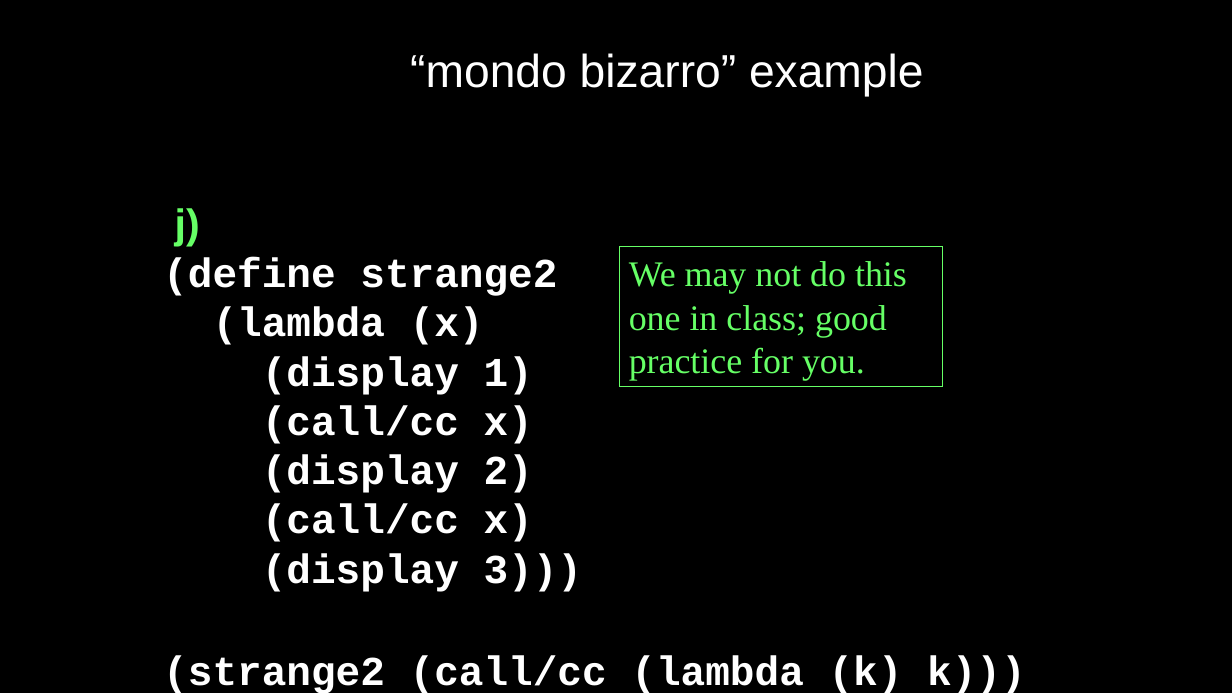
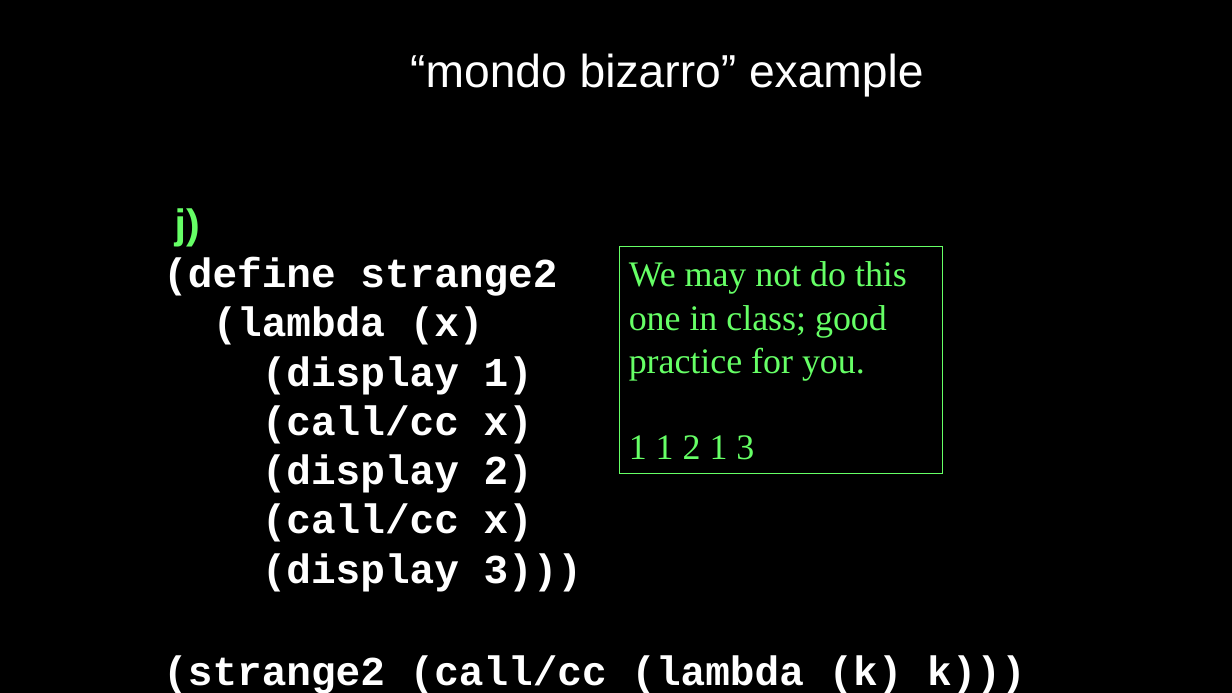
Before and after one commit to RHIT-CSSE/csse304, a slide deck: slide 35 of ClassMaterials/CallCC1/27-29-callcc-intro.pptx (slide 33 before the commit). Drawn at 1232x693 pixels with LibreOffice and Linux fonts; fonts in the diff are those of the drawing; background and template pictures are left out. Boxes give left, top, right and bottom in pixels: in the first picture for what was removed or moved away, otherwise in the second. Text is boxed around its words. In the diff, an @@ line names an element or a change of style, - is before the commit and + after.

```diff
--- a/ClassMaterials/CallCC1/27-29-callcc-intro.pptx
+++ b/ClassMaterials/CallCC1/27-29-callcc-intro.pptx
@@ rectangle "We may not do this ...": place and size @@
-rectangle "We may not do this ..." at (620, 247, 944, 386)
+rectangle "We may not do this ..." at (620, 247, 944, 474)
@@ text in rectangle at (629, 435, 754, 460): paragraph added @@
+1 1 2 1 3
```
Also in this commit, not shown: 2 slides added, 5 other files.
